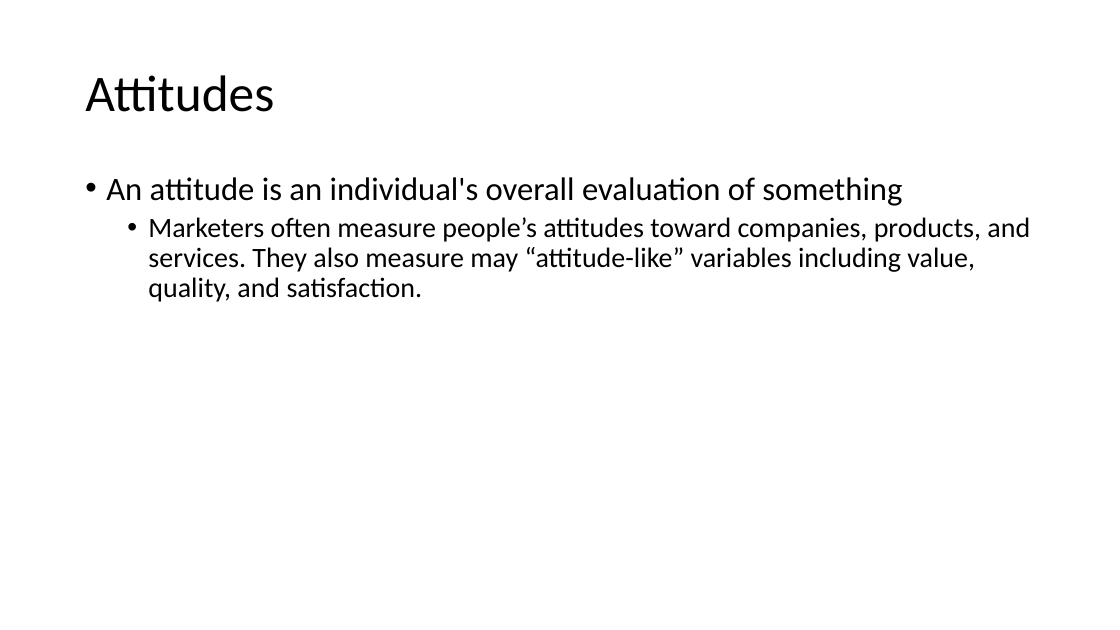
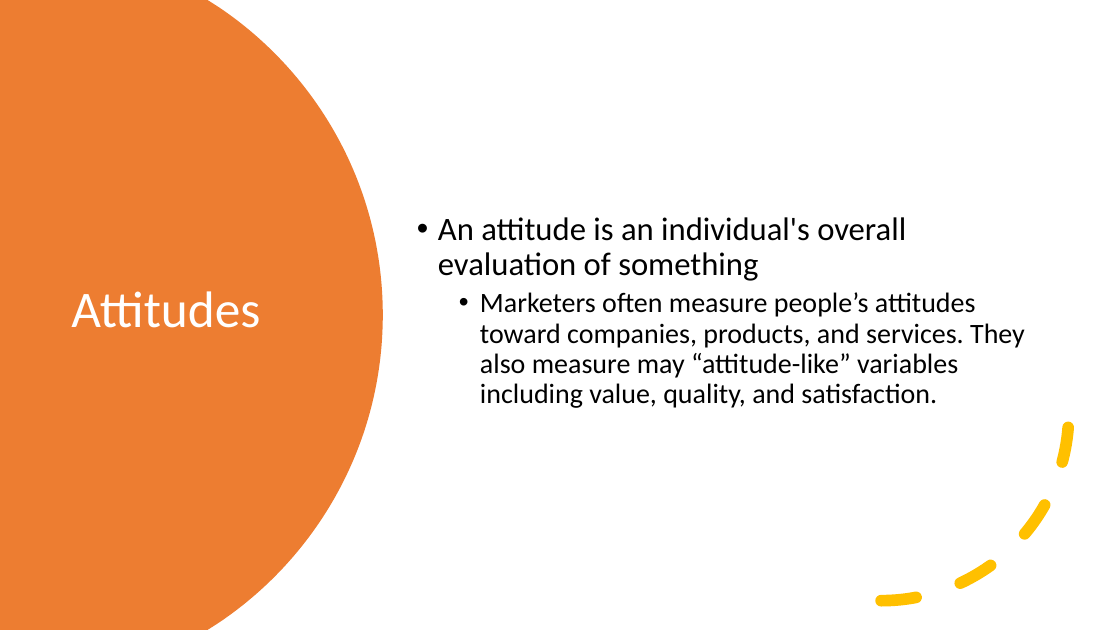
Before and after one commit to mikenguyen13/mar4050, a slide deck: slide 11 of lectures/5/1_Research Presentation.pptx. Drawn at 1120x630 pixels with LibreOffice and Linux fonts; fonts in the diff are those of the drawing. Boxes give left, top, right and bottom in pixels: in the first picture for what was removed or moved away, otherwise in the second. Text is boxed around its words. In the diff, an @@ line names an element or a change of style, - is before the commit and + after.

```diff
--- a/lectures/5/1_Research Presentation.pptx
+++ b/lectures/5/1_Research Presentation.pptx
@@ freeform shape added at box(0, 0, 383, 630), fill #ED7D31 @@
@@ text "An attitude is an individual's ...": place and size @@
-text "An attitude is an individual's ..." at box(106, 177, 1030, 302)
+text "An attitude is an individual's ..." at box(438, 217, 1025, 408)
@@ text "An attitude is an individual's ..." at box(438, 217, 1025, 408): vertical alignment top to middle @@
@@ title "Attitudes": place and size @@
-title "Attitudes" at box(85, 75, 274, 112)
+title "Attitudes" at box(71, 291, 260, 328)
@@ title "Attitudes" at box(71, 291, 260, 328): text colour #000000 to #FFFFFF @@
@@ arc (boxed as its full ellipse) added at box(694, 226, 1070, 602), outline #FFC000 10 pt dashed @@
```
Also in this commit, not shown: 9 other slides changed, 12 other files.
